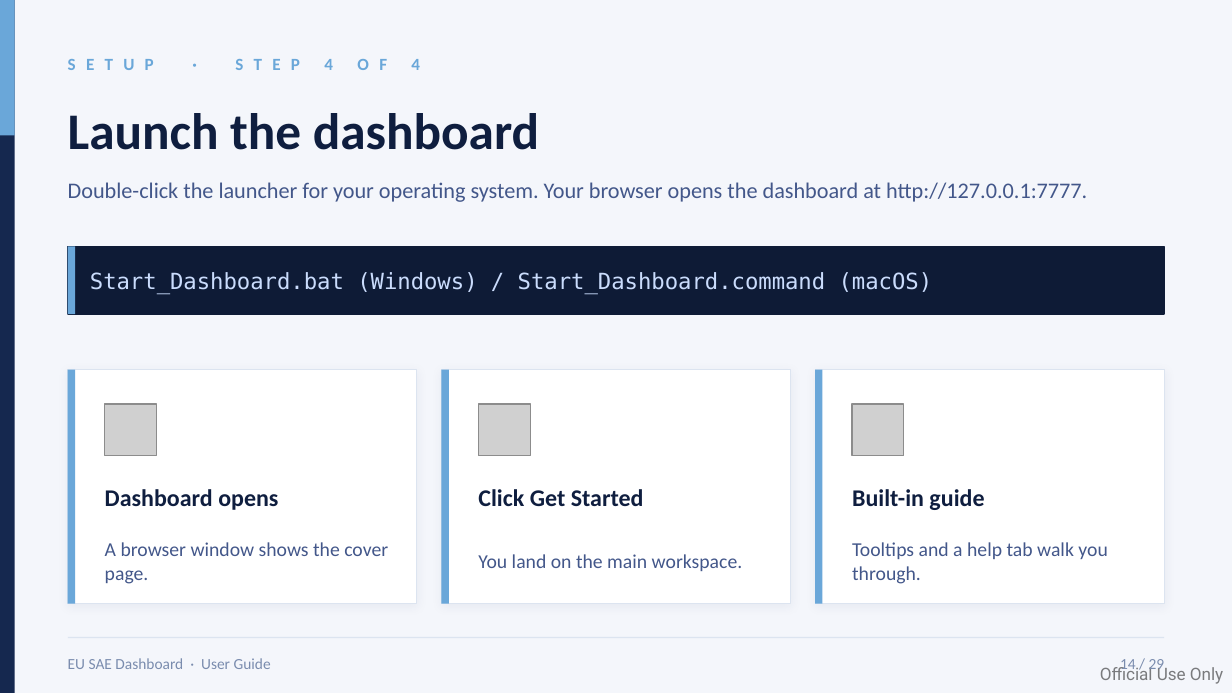
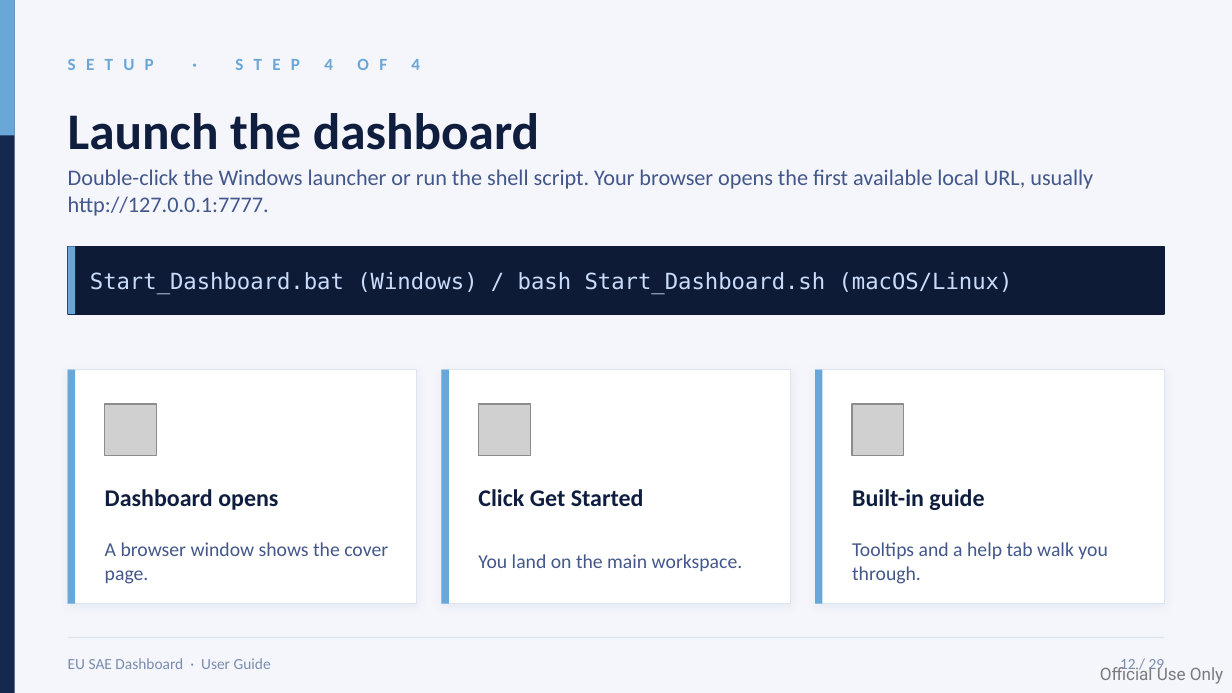
Before and after one commit to Noboyoshida227/EU_SAE_application_package, a slide deck: slide 12 of instructions/EU_SAE_User_Guide_Dashboard_v2.pptx. Drawn at 1232x693 pixels with LibreOffice and Linux fonts; fonts in the diff are those of the drawing; grey boxes stand for pictures. Boxes give left, top, right and bottom in pixels: in the first picture for what was removed or moved away, otherwise in the second. Text is boxed around its words. In the diff, an @@ line names an element or a change of style, - is before the commit and + after.

```diff
--- a/instructions/EU_SAE_User_Guide_Dashboard_v2.pptx
+++ b/instructions/EU_SAE_User_Guide_Dashboard_v2.pptx
@@ text at [68,169,1093,216]: text changed @@
-Double-click the launcher for your operating system. Your browser opens the dashboard at http://127.0.0.1:7777.
+Double-click the Windows launcher or run the shell script. Your browser opens the first available local URL, usually http://127.0.0.1:7777.
@@ text at [90,272,1013,295]: text changed @@
-Start_Dashboard.bat (Windows) / Start_Dashboard.command (macOS)
+Start_Dashboard.bat (Windows) / bash Start_Dashboard.sh (macOS/Linux)
@@ text at [1120,659,1165,674]: text changed @@
-14 / 29
+12 / 29
```
Also in this commit, not shown: 24 other slides changed, 3 other files.
